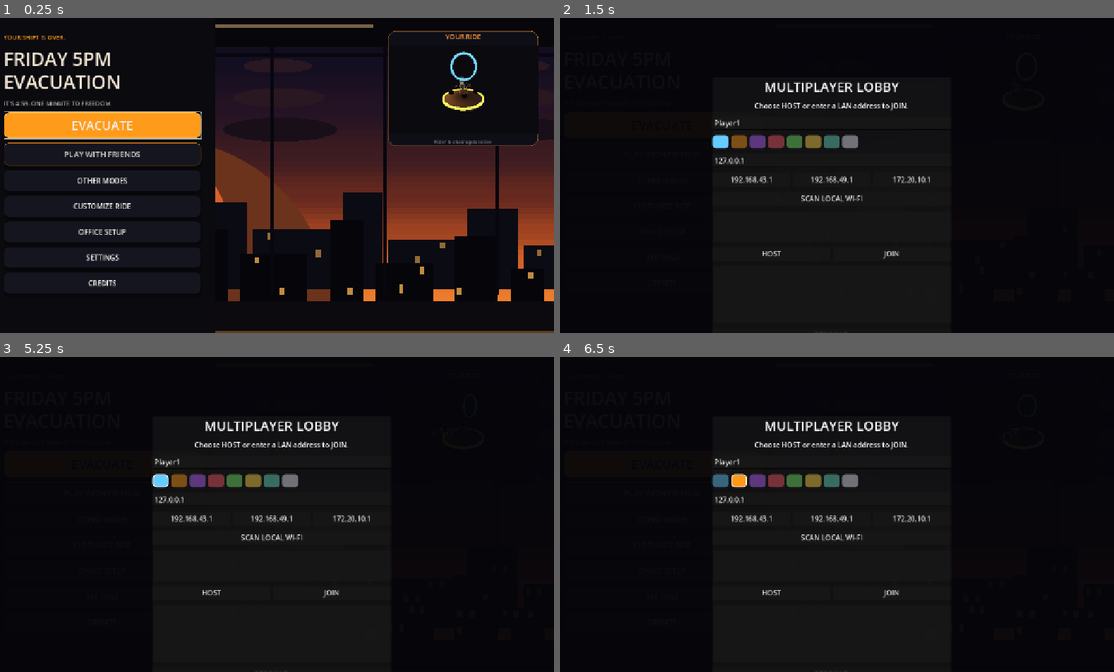
Above: before the commit, frames 1-4 (two rows, left to right).
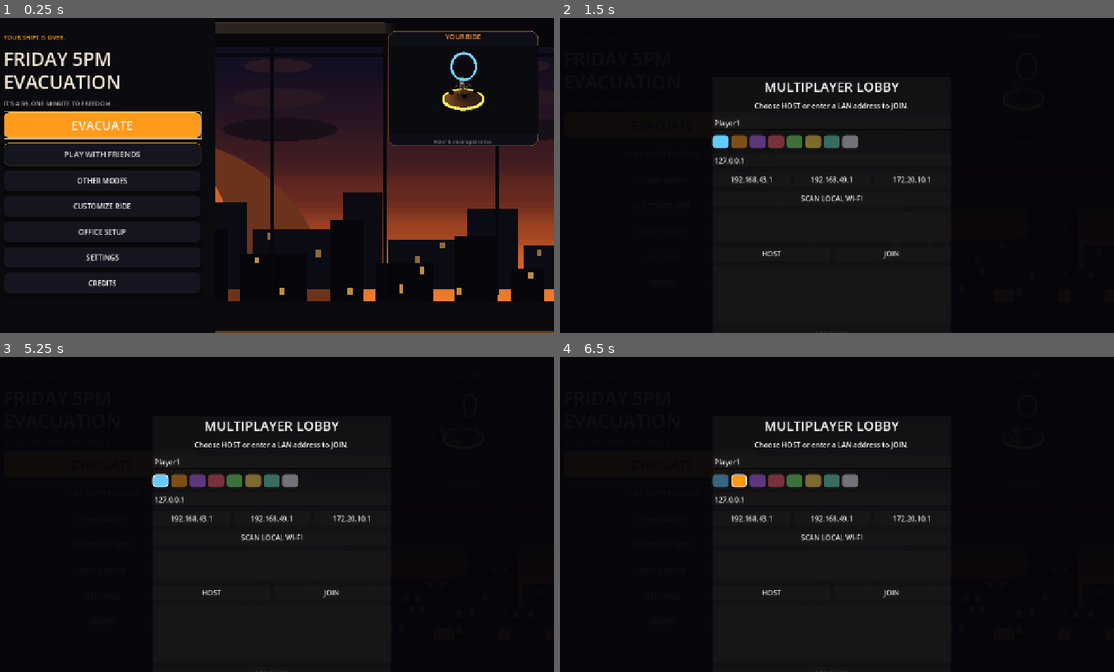
Above: after the commit, the same moments.

Repository: jiracipika/friday-evacuation
Game: Godot game, scene res://scenes/Main.tscn
Two runs of this game, one before a commit and one after it. Both use one fixed random seed, a clock stepped at 60 frames per second and the inputs below.
Inputs (mouse positions are in pixels of both pictures, inside the frame that each line leads up to):
- Up to frame 1 (0.25 s): no input
- Up to frame 2 (1.5 s): click "PLAY WITH FRIENDS" at 0.5 s; click "PLAY WITH FRIENDS" at 1.25 s
- Up to frame 3 (5.25 s): click "EVACUATE" at 2 s; click "OTHER MODES" at 2.75 s; click "CUSTOMIZE RIDE" at 3.5 s; click "OFFICE SETUP" at 4.25 s; click (160, 479) at 5.02 s
- Up to frame 4 (6.5 s): click (737, 479) at 5.77 s

The runs differ from the first frame. In frame 1, 1.1% of the frame differs, in the area x 38-70%, y 1-5%; in frame 2, less than 0.1%; in frame 3, less than 0.1%; in frame 4, less than 0.1%.

Commit message:
ui polish: themed OptionButton dropdowns + soft interior-light backdrop
- UITheme.style_option_button(): dark surface StyleBoxFlat, themed popup list
  (hover states, v-separation), custom muted chevron icon — replaces the
  Godot-default grey dropdowns on RIDER/CHAIR/MAP selectors
- MenuBackdrop: ceiling troffer strip now feathers a glow instead of a hard
  floating bar; desk-lamp floor pool is a two-layer soft pool — both read as
  interior lighting, not UI artifacts
Verified: boot clean, MenuLayout 23/23, MenuDeparture 101/101, Settings 9/9,
frame captures reviewed at 1280x720

Diff:
--- a/scripts/Main.gd
+++ b/scripts/Main.gd
@@ -376,6 +376,7 @@
 	label.add_theme_color_override("font_color", TEXT_MUTED)
 	list.add_child(label)
 	layout_option = OptionButton.new()
+	FridayUITheme.style_option_button(layout_option)
 	layout_option.add_item("MAP: OPEN PLAN", 0)
 	layout_option.add_item("MAP: CUBICLE MAZE", 1)
 	layout_option.add_item("MAP: EXECUTIVE", 2)
@@ -536,6 +537,7 @@
 	label.add_theme_color_override("font_color", UI_THEME.color(UI_THEME.TEXT_MUTED))
 	character_row.add_child(label)
 	character_select = OptionButton.new()
+	FridayUITheme.style_option_button(character_select)
 	character_select.size_flags_horizontal = Control.SIZE_EXPAND_FILL
 	character_select.size_flags_vertical = Control.SIZE_SHRINK_CENTER
 	character_select.custom_minimum_size = Vector2(0, 48)
@@ -602,6 +604,7 @@
 	label.add_theme_color_override("font_color", UI_THEME.color(UI_THEME.TEXT_MUTED))
 	skin_row.add_child(label)
 	skin_select = OptionButton.new()
+	FridayUITheme.style_option_button(skin_select)
 	skin_select.size_flags_horizontal = Control.SIZE_EXPAND_FILL
 	skin_select.size_flags_vertical = Control.SIZE_SHRINK_CENTER
 	skin_select.custom_minimum_size = Vector2(0, 48)
--- a/scripts/MenuBackdrop.gd
+++ b/scripts/MenuBackdrop.gd
@@ -150,12 +150,23 @@
 	# Ceiling: dark band + a warm troffer light strip that gently pulses.
 	draw_rect(Rect2(Vector2(0, 0), Vector2(sz.x, sz.y * 0.10)), Color(0.028, 0.028, 0.045), true)
 	var pulse := 0.85 + sin(time * 1.3) * 0.15
-	var strip_c := Color(1.0, 0.82, 0.55, 0.5 * pulse)
-	draw_rect(Rect2(Vector2(sz.x * 0.32, sz.y * 0.028), Vector2(sz.x * 0.36, maxf(4.0, sz.y * 0.010))), strip_c, true)
+	# Soft troffer glow: gradient feather instead of a hard-edged bar so it
+	# reads as ceiling light, not a floating UI stripe.
+	var strip_y := sz.y * 0.020
+	var strip_h := maxf(3.0, sz.y * 0.006)
+	var strip_rect := Rect2(Vector2(sz.x * 0.30, strip_y), Vector2(sz.x * 0.40, strip_h))
+	draw_rect(strip_rect, Color(1.0, 0.82, 0.55, 0.34 * pulse), true)
+	var feather_h := maxf(8.0, sz.y * 0.03)
+	for i in 6:
+		var a := 0.05 * pulse * (1.0 - float(i) / 6.0)
+		draw_rect(Rect2(Vector2(sz.x * 0.30 - float(i) * 6.0, strip_y + strip_h),
+			Vector2(sz.x * 0.40 + float(i) * 12.0, feather_h)), Color(1.0, 0.82, 0.55, a), true)
 	# Interior floor: warm pool sweeping a desk-lamp hue across the bottom.
 	draw_rect(Rect2(Vector2(0, sz.y * 0.90), Vector2(sz.x, sz.y * 0.10)), Color(0.05, 0.04, 0.06), true)
 	var sweep := fmod(time * 0.03, 1.0)
 	var pool_x := sz.x * (0.15 + 0.7 * sweep)
-	draw_rect(Rect2(Vector2(pool_x - sz.x * 0.08, sz.y * 0.90), Vector2(sz.x * 0.16, sz.y * 0.035)), Color(0.55, 0.30, 0.12), true)
+	# Two-layer soft pool: wide dim base + narrow warm core (desk-lamp hue).
+	draw_rect(Rect2(Vector2(pool_x - sz.x * 0.13, sz.y * 0.90), Vector2(sz.x * 0.26, sz.y * 0.028)), Color(0.40, 0.22, 0.09, 0.55), true)
+	draw_rect(Rect2(Vector2(pool_x - sz.x * 0.06, sz.y * 0.90), Vector2(sz.x * 0.12, sz.y * 0.02)), Color(0.52, 0.29, 0.12, 0.75), true)
 	# Brand floor line.
 	draw_rect(Rect2(Vector2(0, sz.y - 4.0), Vector2(sz.x, 4.0)), Color(1.0, 0.60, 0.22, 0.35), true)
--- a/scripts/UITheme.gd
+++ b/scripts/UITheme.gd
@@ -100,6 +100,52 @@
 	cb.add_theme_font_size_override("font_size", 14)
 
 ## D6: section header — 13px ORANGE, returns a Label with +10px top margin
+## Modern dark OptionButton: styled closed button + themed popup list.
+## Without this the dropdowns render Godot-default grey — the single most
+## dated-looking control on the menu.
+static func style_option_button(ob: OptionButton) -> void:
+	var sb := button_style(color(SURFACE), Color(color(CYAN).r, color(CYAN).g, color(CYAN).b, 0.28), 1, 10)
+	sb.content_margin_left = 14.0
+	sb.content_margin_right = 14.0
+	ob.add_theme_stylebox_override("normal", sb)
+	var sbh := button_style(color(SURFACE_HOVER), color(CYAN), 1, 10)
+	sbh.content_margin_left = 14.0
+	sbh.content_margin_right = 14.0
+	ob.add_theme_stylebox_override("hover", sbh)
+	ob.add_theme_stylebox_override("pressed", sbh)
+	ob.add_theme_stylebox_override("focus", StyleBoxEmpty.new())
+	ob.add_theme_color_override("font_color", color(TEXT, 0.92))
+	ob.add_theme_color_override("font_hover_color", color(TEXT))
+	ob.add_theme_color_override("font_pressed_color", color(TEXT))
+	ob.add_theme_icon_override("arrow", _arrow_icon())
+	# Popup list (the menu that drops down).
+	var pop := ob.get_popup()
+	if pop != null:
+		var psb := panel_style(color(CYAN), false)
+		psb.content_margin_left = 4.0
+		psb.content_margin_right = 4.0
+		psb.content_margin_top = 6.0
+		psb.content_margin_bottom = 6.0
+		pop.add_theme_stylebox_override("panel", psb)
+		pop.add_theme_stylebox_override("hover", button_style(color(SURFACE_HOVER), color(CYAN), 1, 8))
+		pop.add_theme_color_override("font_color", color(TEXT, 0.88))
+		pop.add_theme_color_override("font_hover_color", color(TEXT))
+		pop.add_theme_color_override("font_hover_pressed_color", color(TEXT))
+		pop.add_theme_constant_override("v_separation", 6)
+
+static func _arrow_icon() -> ImageTexture:
+	# 12x12 chevron in muted text color (crisp at 1x; menus are 1x UI).
+	var size := 12
+	var img := Image.create(size, size, false, Image.FORMAT_RGBA8)
+	var col := color(TEXT_MUTED)
+	for y in range(3, 9):
+		var x := y - 2  # 1..7 downward slope
+		img.set_pixel(x, y, col)
+		img.set_pixel(size - 1 - x, y, col)
+	return ImageTexture.create_from_image(img)
+
+
+## D6: section header — 13px ORANGE, returns a Label with +10px top margin
 static func make_section_header(text: String) -> Label:
 	var label := Label.new()
 	label.text = text
